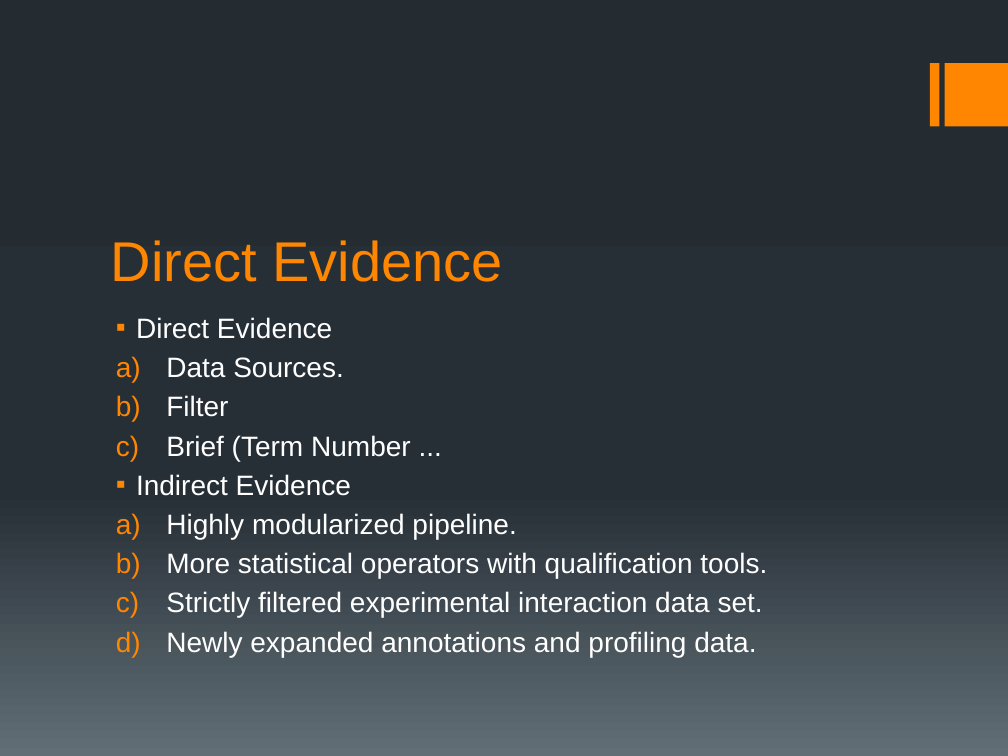
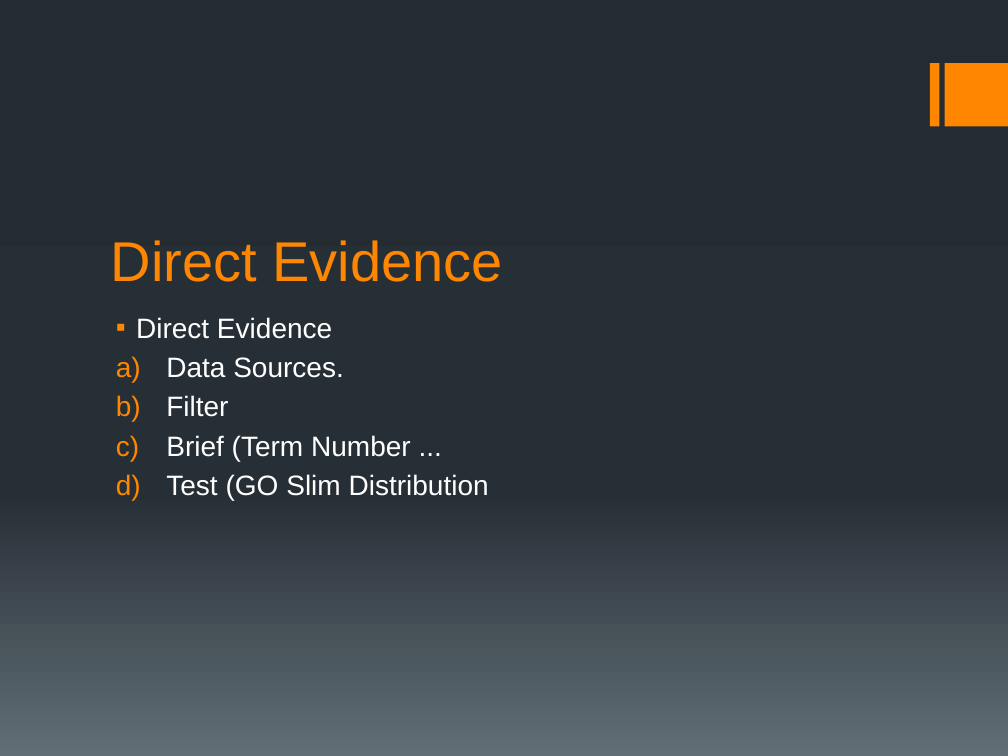
Before and after one commit to catyaoheng/semPaper, a slide deck: slide 3 of paperWriting/Method/weeklyReport2015_1019.pptx. Drawn at 1008x756 pixels with LibreOffice and Linux fonts; fonts in the diff are those of the drawing. Boxes give left, top, right and bottom in pixels: in the first picture for what was removed or moved away, otherwise in the second. Text is boxed around its words. In the diff, an @@ line names an element or a change of style, - is before the commit and + after.

```diff
--- a/paperWriting/Method/weeklyReport2015_1019.pptx
+++ b/paperWriting/Method/weeklyReport2015_1019.pptx
@@ text at bbox=[166, 474, 489, 500]: text changed @@
-▪ Indirect Evidence
-a) Highly modularized pipeline.
-b) More statistical operators with qualification tools.
-c) Strictly filtered experimental interaction data set.
-d) Newly expanded annotations and profiling data.
+d) Test (GO Slim Distribution
```
Also in this commit, not shown: 4 other slides changed, 7 other files.
